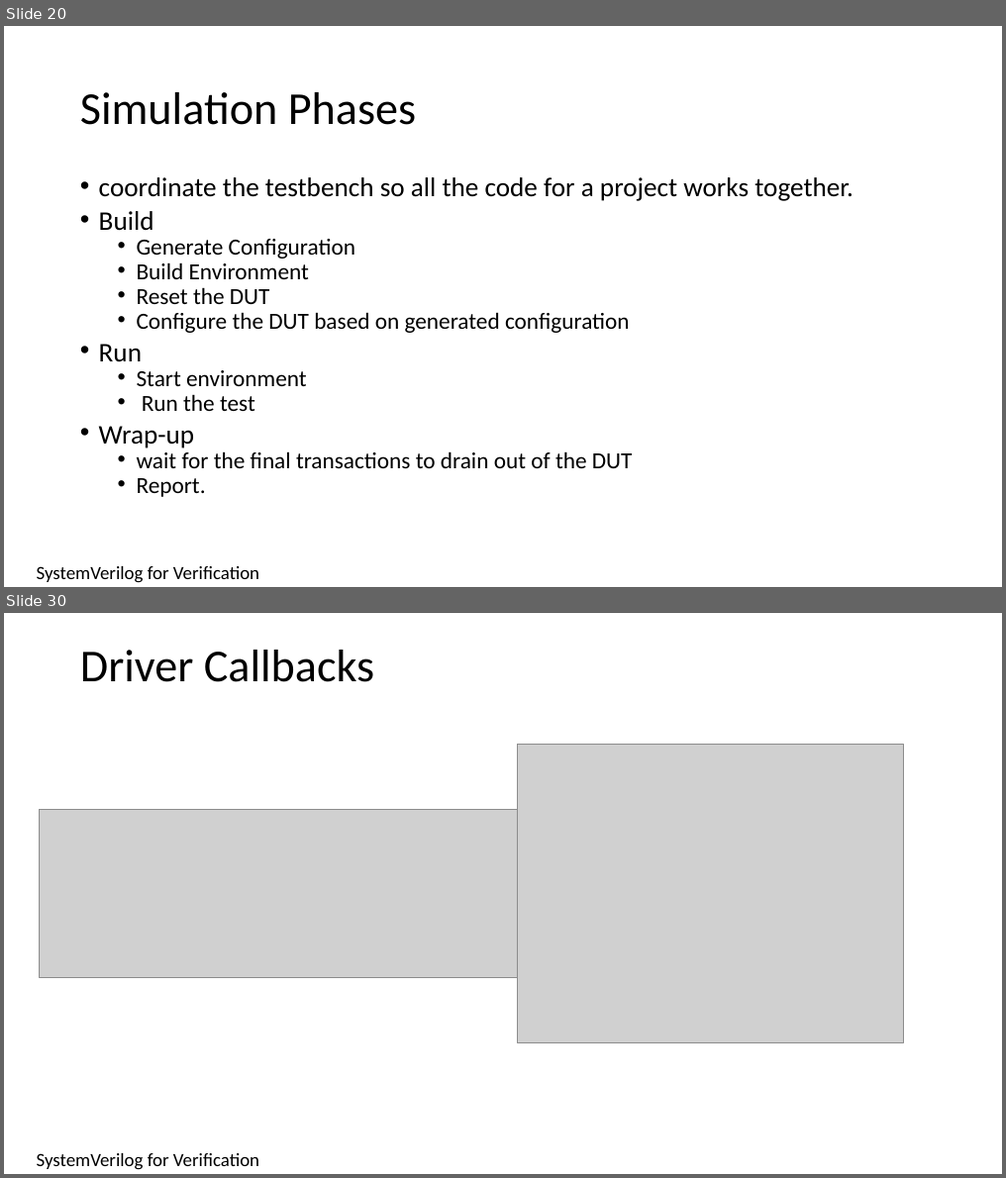
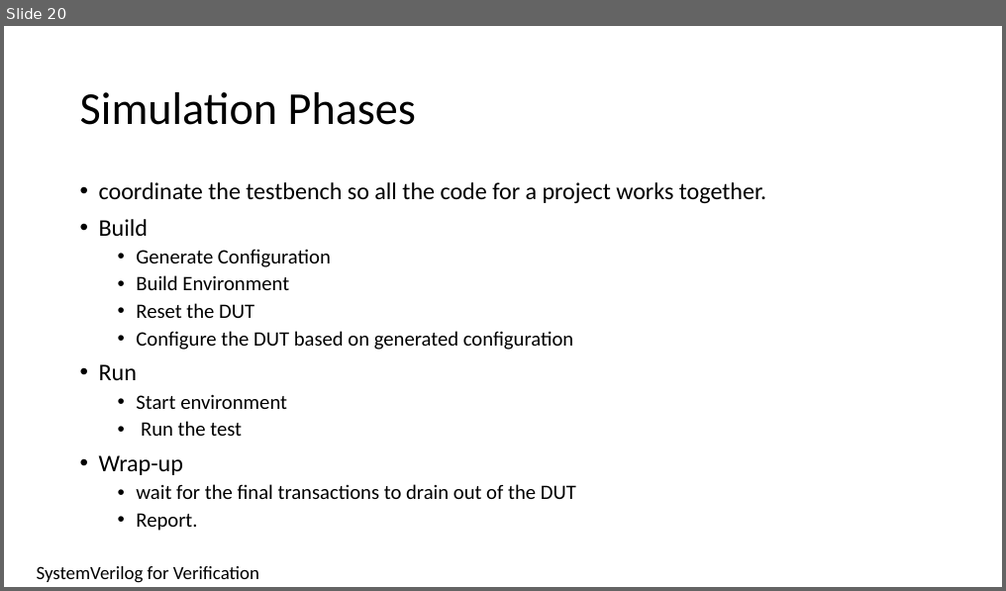
Before and after one commit to isomoye/EEGR471, a slide deck: sections/Segment_6.pptm. Shown one above the other, each under a label of ours: slides 20 and 30 before the commit, slide 20 after it; the slides between them are not shown. The pictures are 1006x1178 and 1006x591 pixels, drawn with LibreOffice and Linux fonts; fonts in the diff are those of the drawing; grey boxes stand for pictures. Boxes give left, top, right and bottom in pixels: in the first picture for what was removed or moved away, otherwise in the second. Text is boxed around its words. In the diff, an @@ line names an element or a change of style, - is before the commit and + after.

```diff
--- a/sections/Segment_6.pptm
+++ b/sections/Segment_6.pptm
@@ slide 30 removed at bbox=[4, 613, 1002, 1174], background #FFFFFF @@
@@ title removed at bbox=[80, 650, 374, 682] @@
-Driver Callbacks
@@ picture removed at bbox=[518, 745, 904, 1044] @@
@@ picture removed at bbox=[40, 809, 518, 977] @@
@@ text removed at bbox=[37, 1154, 259, 1170] @@
-SystemVerilog for Verification
@@ slide 20 changed as well @@
@@ text "coordinate the testbench so all ..." at bbox=[99, 182, 766, 531]: size 25.9 to 23 pt in "coordinate the testbench so all the code ...", "Build", "Run", "Wrap-up"; size 22.2 to 19.7 pt in "Generate Configuration", "Build Environment", "Reset the DUT", "Configure the DUT based on generated configuration" and 4 more places; line spacing 0.7 to 0.9 @@
```
Also in this commit, not shown: 1 other slide changed, 49 other slides removed, 3 other files.
